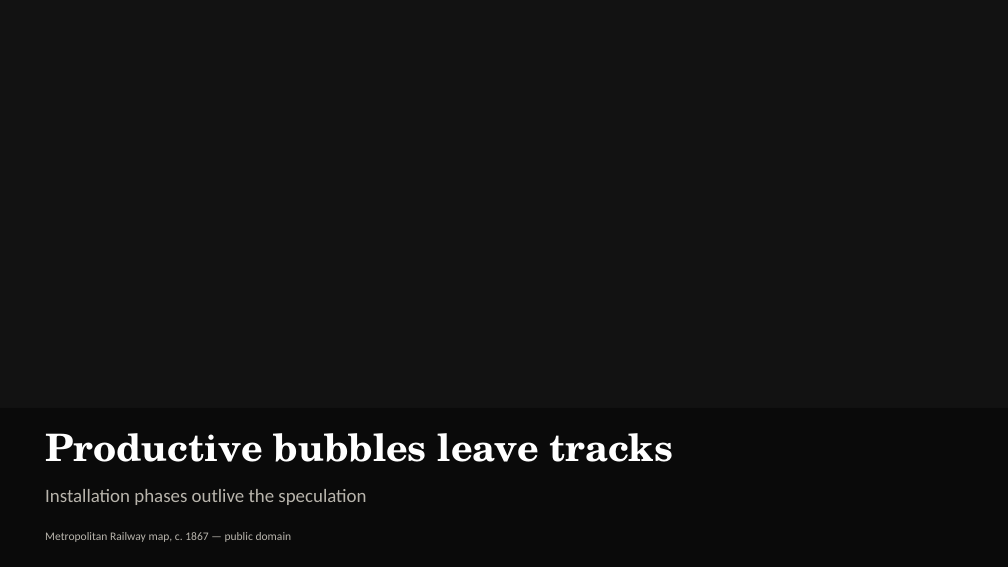
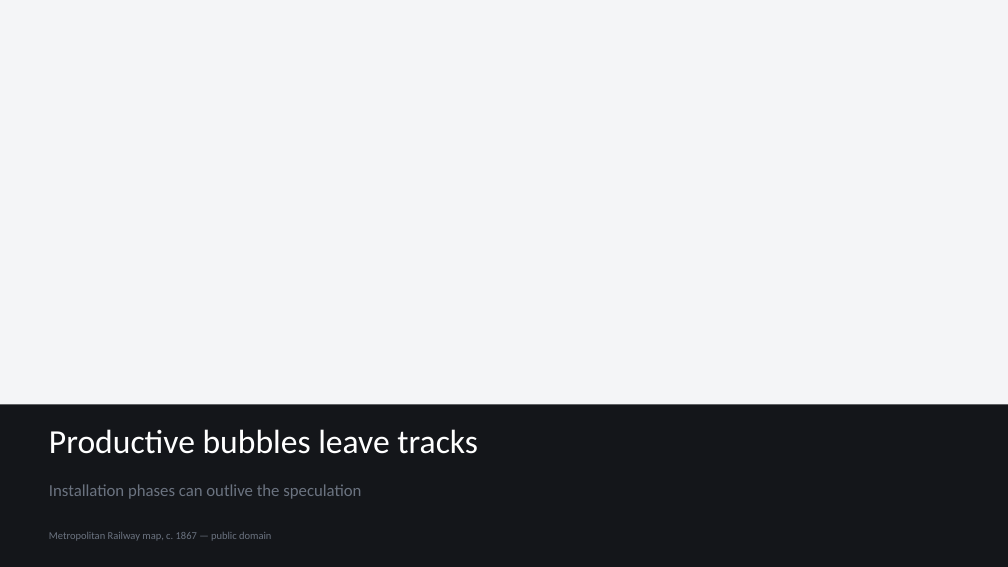
Before and after one commit to kleinstkariert/critical-vibe-coding, a slide deck: slide 15 of course/lectures/01-welcome-landscape-slideshow/01-welcome-landscape.pptx (slide 13 before the commit). Drawn at 1008x567 pixels with LibreOffice and Linux fonts; fonts in the diff are those of the drawing; background and template pictures are left out; a plain dark background stands for a picture behind light text. Boxes give left, top, right and bottom in pixels: in the first picture for what was removed or moved away, otherwise in the second. Text is boxed around its words. In the diff, an @@ line names an element or a change of style, - is before the commit and + after.

```diff
--- a/course/lectures/01-welcome-landscape-slideshow/01-welcome-landscape.pptx
+++ b/course/lectures/01-welcome-landscape-slideshow/01-welcome-landscape.pptx
@@ rectangle at (0, 0, 1008, 567): fill #121212 to #F4F5F7 @@
@@ rectangle at (0, 405, 1008, 567): fill #0A0A0A to #14161A @@
@@ text "Productive bubbles leave tracks" at (49, 429, 478, 454): size 36 to 32 pt, font TeX Gyre Schola to Calibri, bold off @@
@@ text at (49, 484, 361, 499): text changed; size 18 to 16 pt; text colour #B8B4AC to #6B7380 @@
-Installation phases outlive the speculation
+Installation phases can outlive the speculation
@@ text "Metropolitan Railway map, c. 1867 ..." at (49, 532, 271, 541): size 11 to 10 pt, text colour #B8B4AC to #6B7380 @@
```
Also in this commit, not shown: 11 other slides changed, 8 slides added, 7 slides removed, 11 other files.
